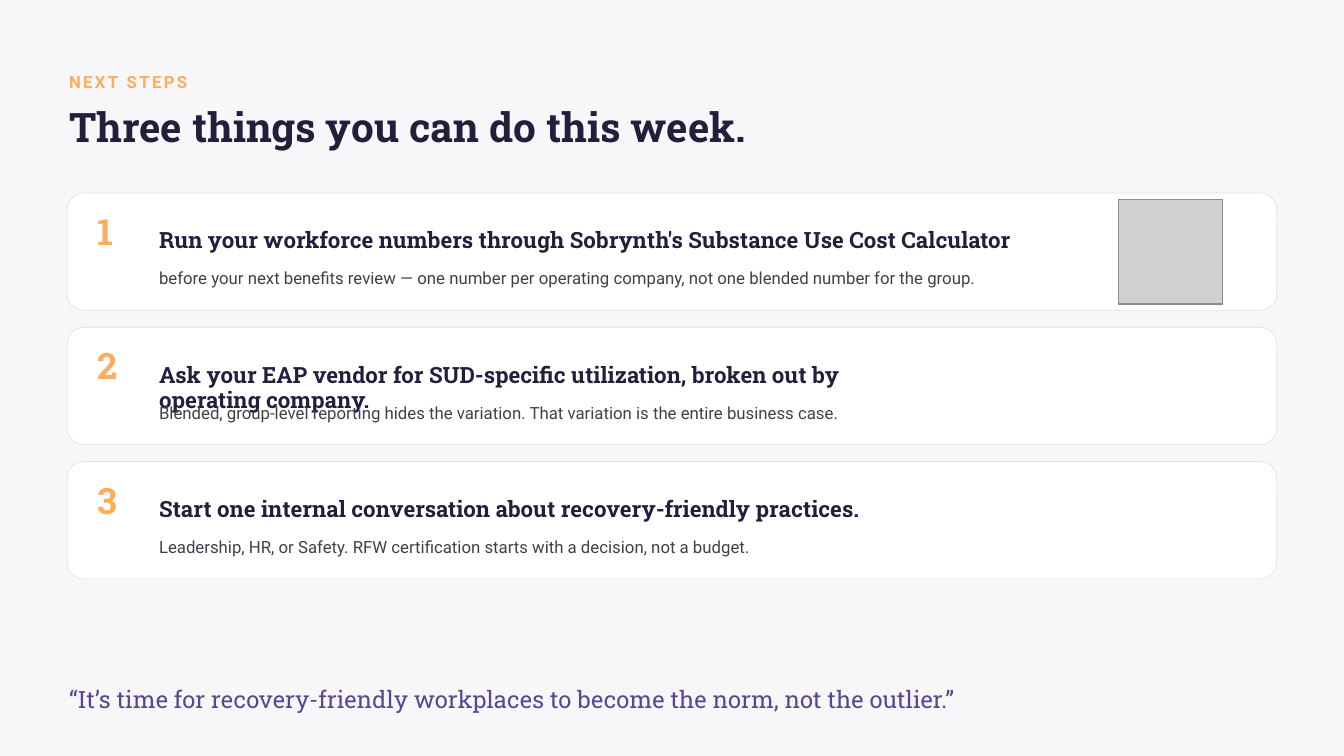
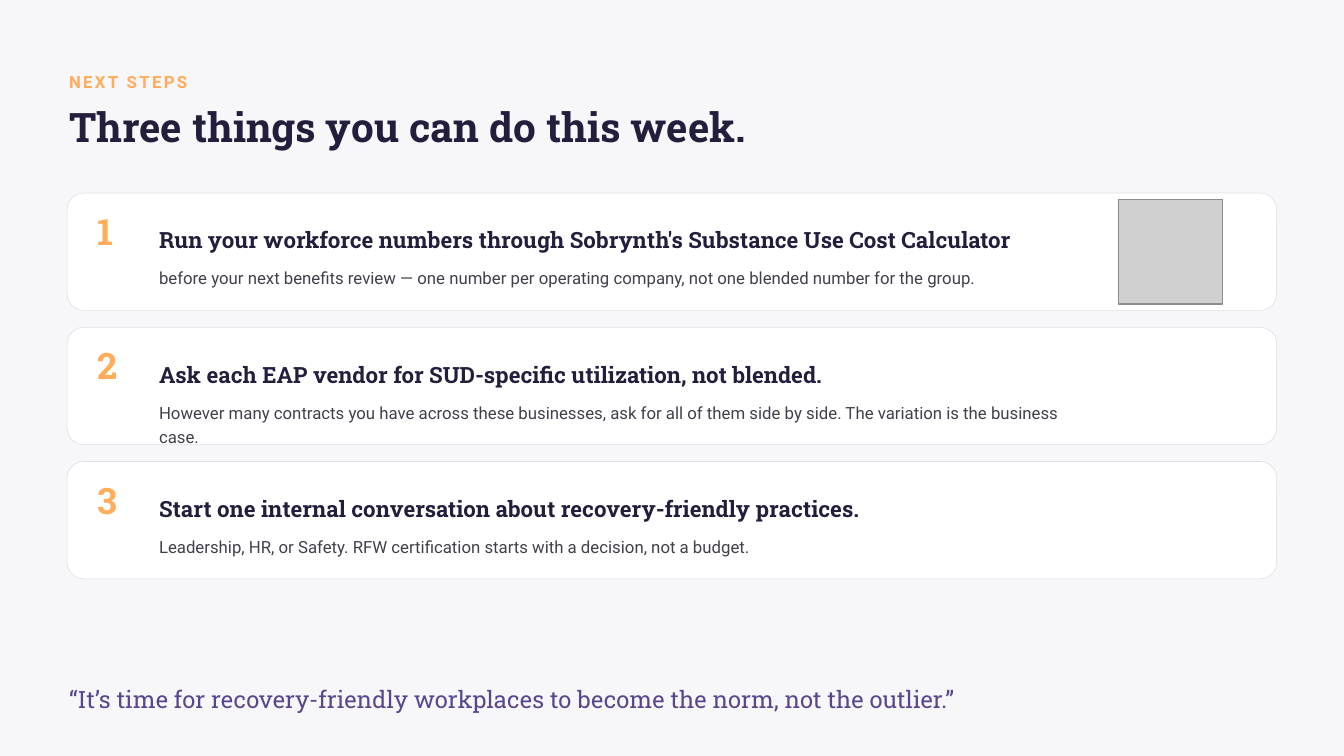
Before and after one commit to aderjess-max/Carietti, a slide deck: slide 17 of decks/Sobrynth-NewsCorp-HR-Briefing.pptx. Drawn at 1344x756 pixels with LibreOffice and Linux fonts; fonts in the diff are those of the drawing; grey boxes stand for pictures. Boxes give left, top, right and bottom in pixels: in the first picture for what was removed or moved away, otherwise in the second. Text is boxed around its words. In the diff, an @@ line names an element or a change of style, - is before the commit and + after.

```diff
--- a/decks/Sobrynth-NewsCorp-HR-Briefing.pptx
+++ b/decks/Sobrynth-NewsCorp-HR-Briefing.pptx
@@ text at [159, 365, 821, 388]: text changed @@
-Ask your EAP vendor for SUD-specific utilization, broken out by operating company.
+Ask each EAP vendor for SUD-specific utilization, not blended.
@@ text at [159, 406, 1058, 423]: text changed @@
-Blended, group-level reporting hides the variation. That variation is the entire business case.
+However many contracts you have across these businesses, ask for all of them side by side. The variation is the business case.
```
Also in this commit, not shown: 4 other slides changed, 2 other files.
